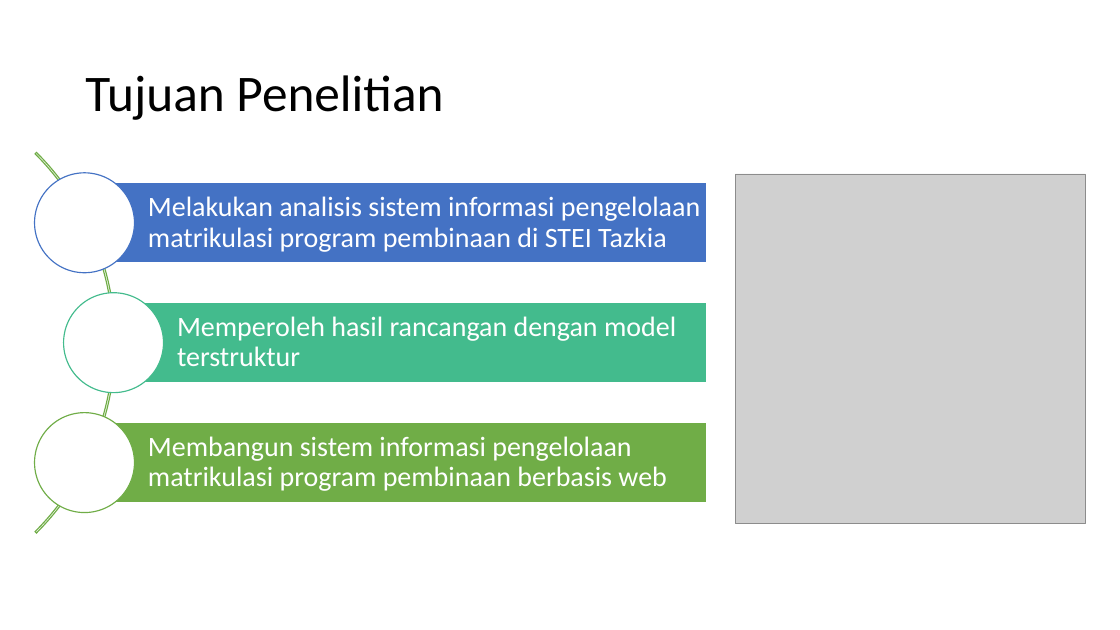
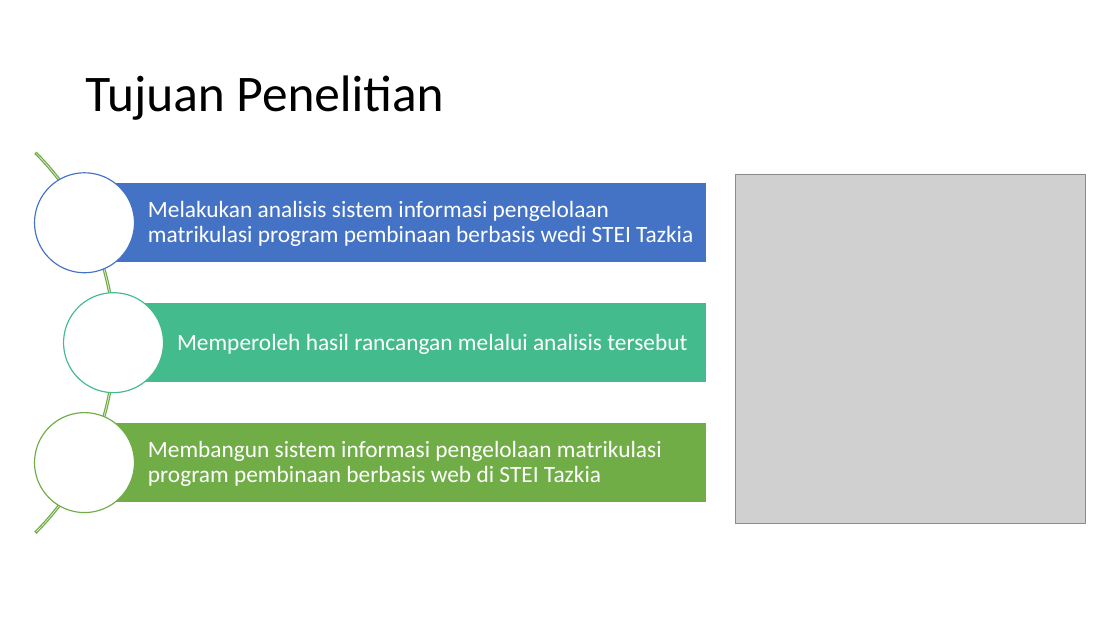
Before and after one commit to YodiYanwar/MY_SKRIPSI, a slide deck: slide 7 of Presentasi.pptx. Drawn at 1120x630 pixels with LibreOffice and Linux fonts; fonts in the diff are those of the drawing; grey boxes stand for pictures. Boxes give left, top, right and bottom in pixels: in the first picture for what was removed or moved away, otherwise in the second. Text is boxed around its words. In the diff, an @@ line names an element or a change of style, - is before the commit and + after.

```diff
--- a/Presentasi.pptx
+++ b/Presentasi.pptx
@@ text at (148, 201, 693, 246): text changed; size 24 to 20 pt @@
-Melakukan analisis sistem informasi pengelolaan matrikulasi program pembinaan di STEI Tazkia
+Melakukan analisis sistem informasi pengelolaan matrikulasi program pembinaan berbasis wedi STEI Tazkia
@@ text at (177, 334, 687, 354): text changed; size 24 to 20 pt @@
-Memperoleh hasil rancangan dengan model terstruktur
+Memperoleh hasil rancangan melalui analisis tersebut
@@ text at (148, 441, 662, 486): text changed; size 24 to 20 pt @@
-Membangun sistem informasi pengelolaan matrikulasi program pembinaan berbasis web
+Membangun sistem informasi pengelolaan matrikulasi program pembinaan berbasis web di STEI Tazkia
```
Also in this commit, not shown: 4 other slides changed, 1 slide added, 3 slides removed, 13 other files.
